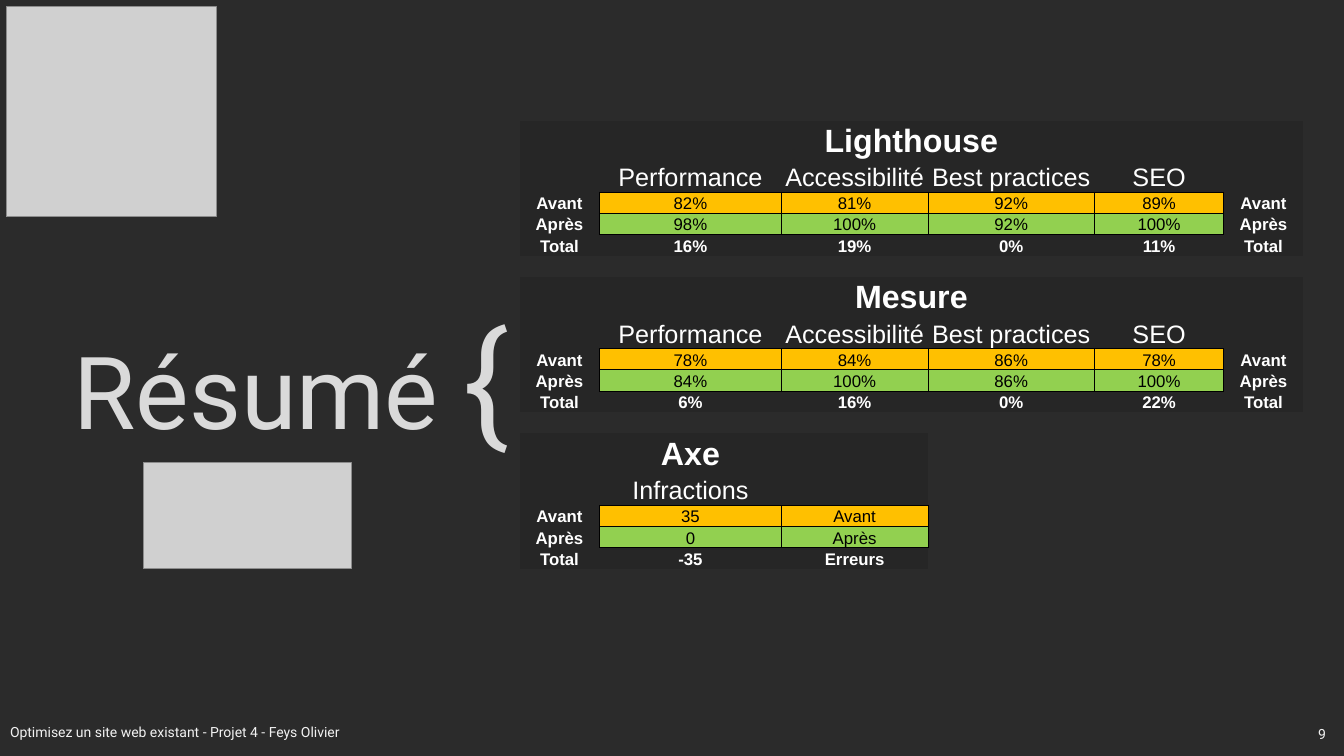
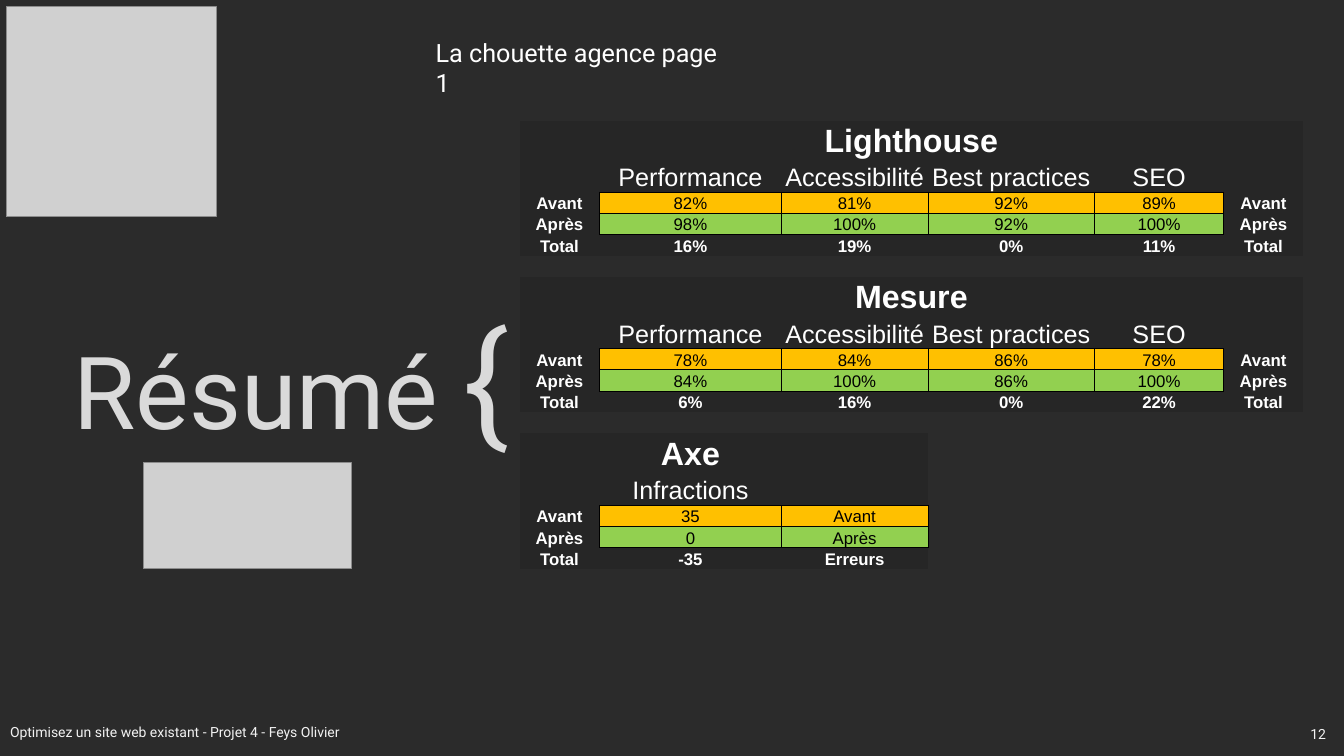
Before and after one commit to Olive59/Projet-4, a slide deck: slide 12 of p4-03-rapport.pptx (slide 9 before the commit). Drawn at 1344x756 pixels with LibreOffice and Linux fonts; fonts in the diff are those of the drawing; grey boxes stand for pictures; background and template pictures are left out; a plain dark background stands for a picture behind light text. Boxes give left, top, right and bottom in pixels: in the first picture for what was removed or moved away, otherwise in the second. Text is boxed around its words. In the diff, an @@ line names an element or a change of style, - is before the commit and + after.

```diff
--- a/p4-03-rapport.pptx
+++ b/p4-03-rapport.pptx
@@ text added at (436, 43, 717, 92), 18 pt, text #FFFFFF @@
+La chouette agence page 1
@@ page number at (1310, 729, 1326, 739): text changed @@
-9
+12
```
Also in this commit, not shown: 2 other slides changed, 5 slides added, 13 other files.
